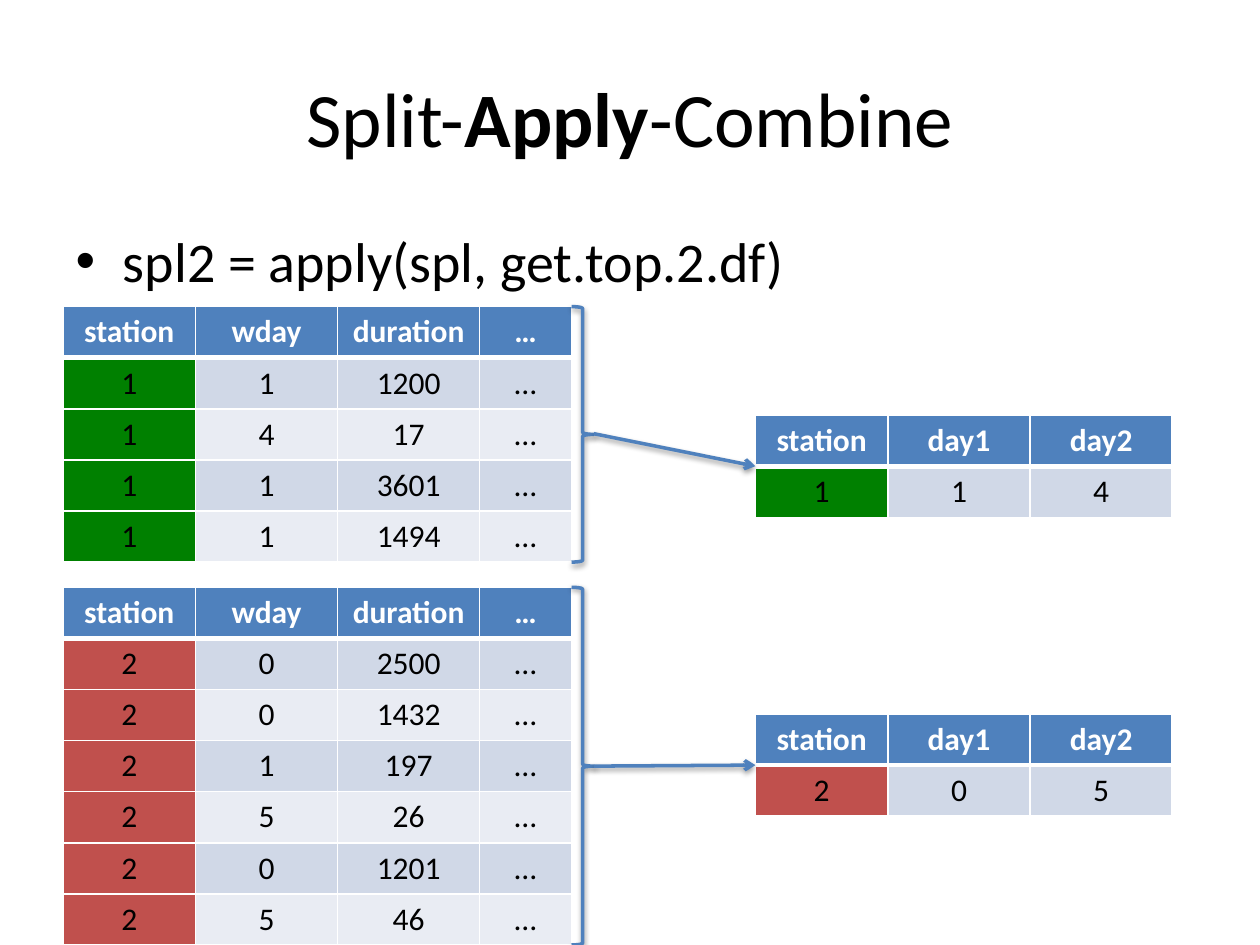
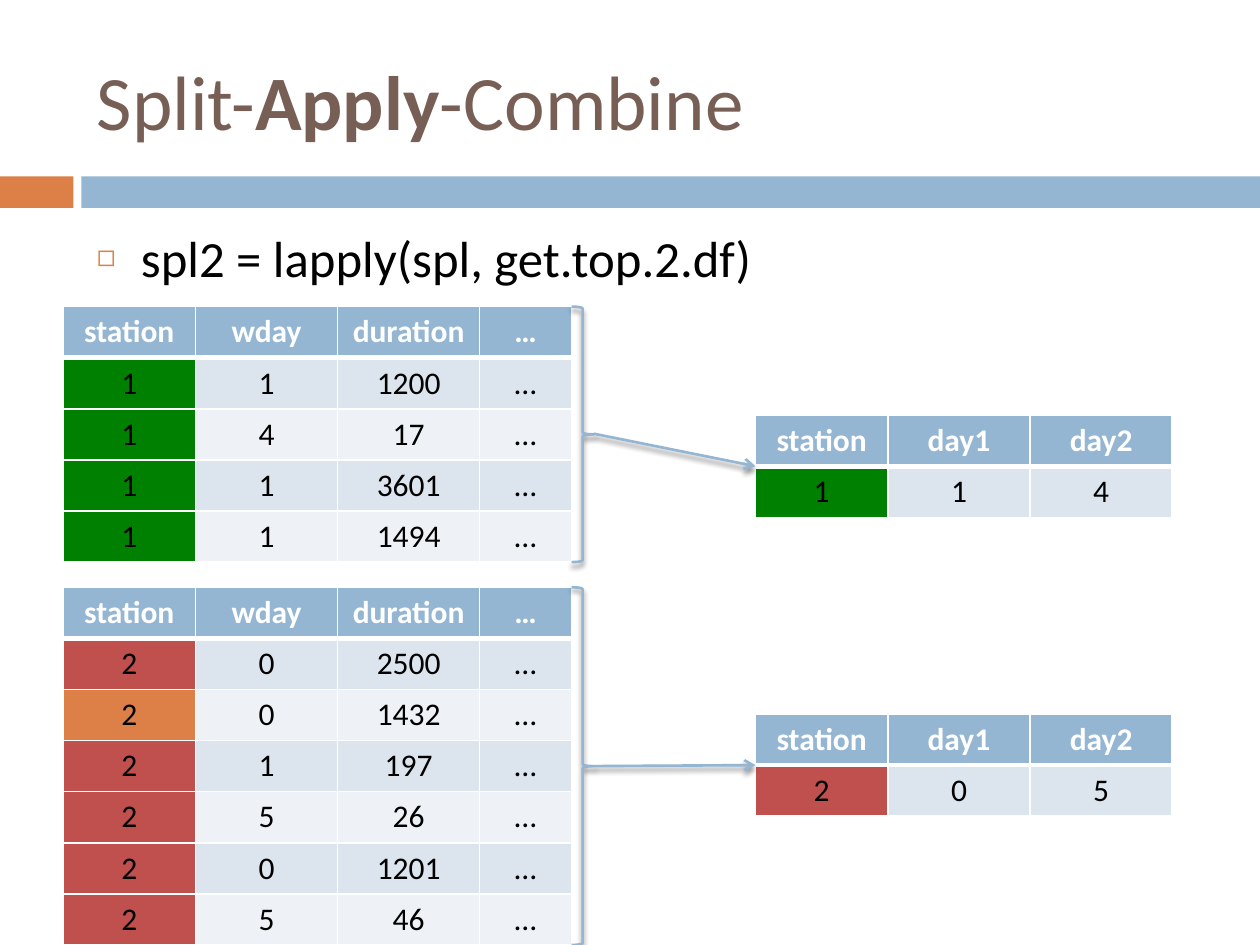
Before and after one commit to IainNZ/ORSoftwareTools2014, a slide deck: slide 9 of IntermediateR/slides.pptx. Drawn at 1260x945 pixels with LibreOffice and Linux fonts; fonts in the diff are those of the drawing. Boxes give left, top, right and bottom in pixels: in the first picture for what was removed or moved away, otherwise in the second. Text is boxed around its words. In the diff, an @@ line names an element or a change of style, - is before the commit and + after.

```diff
--- a/IntermediateR/slides.pptx
+++ b/IntermediateR/slides.pptx
@@ title "Split-Apply-Combine": place and size @@
-title "Split-Apply-Combine" at [306,93,952,160]
+title "Split-Apply-Combine" at [97,76,743,143]
@@ title "Split-Apply-Combine" at [97,76,743,143]: text colour #000000 to #775F55; alignment centre to left @@
@@ rectangle added at [0,176,73,208], fill #DD8047 @@
@@ rectangle added at [82,176,1260,208], fill #94B6D2 @@
@@ text at [141,240,751,286]: text changed; size 32 to 29 pt @@
-• spl2 = apply(spl, get.top.2.df)
+◻ spl2 = lapply(spl, get.top.2.df)
@@ table at [63,306,572,562] @@
@@ fill #4F81BD to #94B6D2 in row 1 @@
@@ fill #D0D8E8 to #DCE5EE in 6 cells @@
@@ fill #E9EDF4 to #EEF3F7 in 6 cells @@
@@ right brace at [572,306,595,562]: outline #4F81BD 2 pt to #94B6D2 1.5 pt; shadow changed @@
@@ table at [756,415,1173,517] @@
@@ fill #4F81BD to #94B6D2 in row 1 @@
@@ fill #D0D8E8 to #DCE5EE in 2 cells @@
@@ arrow (593, 433) - (756, 466): stroke #4F81BD 2 pt to #94B6D2 1.5 pt @@
@@ table at [63,587,572,945] @@
@@ fill #4F81BD to #94B6D2 in row 1 @@
@@ fill #D0D8E8 to #DCE5EE in 9 cells @@
@@ fill #C0504D to #DD8047 in row 3, column 1 @@
@@ fill #E9EDF4 to #EEF3F7 in 9 cells @@
@@ right brace at [572,587,595,945]: outline #4F81BD 2 pt to #94B6D2 1.5 pt; shadow changed @@
@@ table at [756,714,1173,816] @@
@@ fill #4F81BD to #94B6D2 in row 1 @@
@@ fill #D0D8E8 to #DCE5EE in 2 cells @@
@@ arrow (593, 766) - (756, 765): stroke #4F81BD 2 pt to #94B6D2 1.5 pt @@
```
Also in this commit, not shown: 14 other slides changed, 1 other file.
